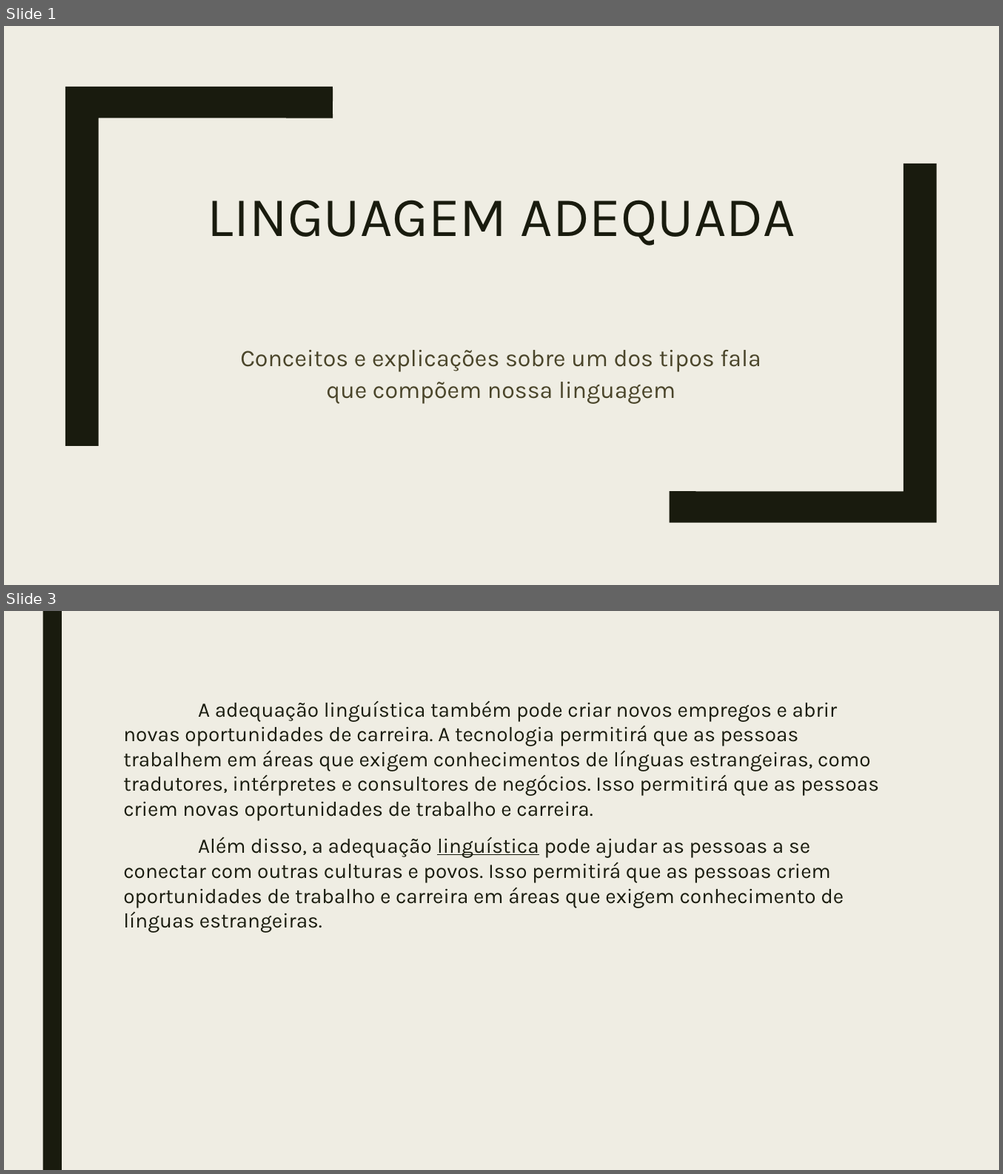
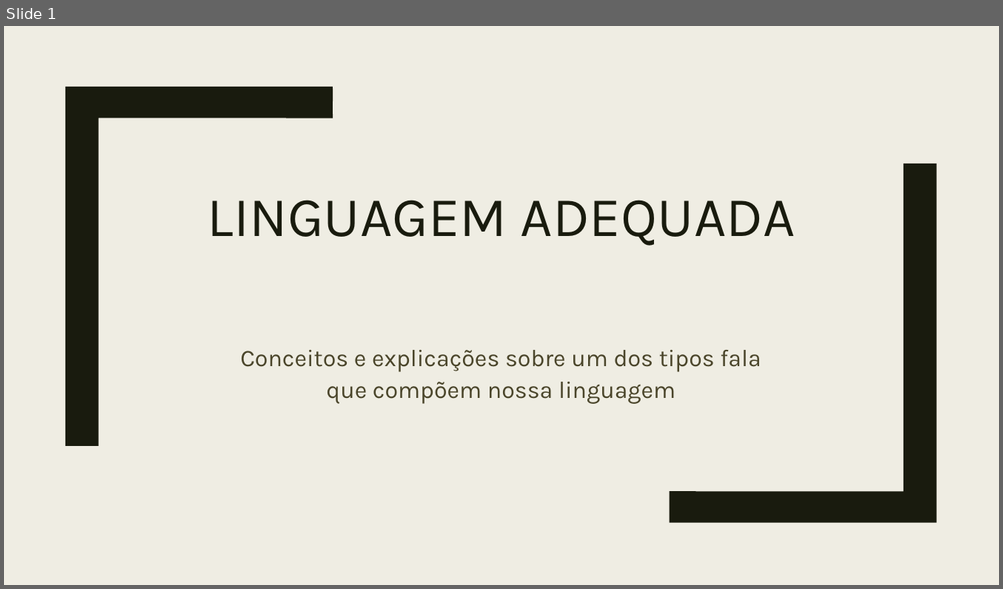
Before and after one commit to bellimatheus/Linguagem, a slide deck: Comunicação/Linguagem adequada.pptx. Shown one above the other, each under a label of ours: slides 1 and 3 before the commit, slide 1 after it; the slides between them are not shown. The pictures are 1003x1174 and 1003x589 pixels, drawn with LibreOffice and Linux fonts; fonts in the diff are those of the drawing. Boxes give left, top, right and bottom in pixels: in the first picture for what was removed or moved away, otherwise in the second. Text is boxed around its words. In the diff, an @@ line names an element or a change of style, - is before the commit and + after.

```diff
--- a/Comunicação/Linguagem adequada.pptx
+++ b/Comunicação/Linguagem adequada.pptx
@@ slide 3 removed at box(4, 611, 999, 1170), background #EFEDE3 @@
@@ rectangle removed at box(42, 611, 62, 1170) @@
@@ text removed at box(123, 701, 879, 933) @@
-A adequação linguística também pode criar novos empregos e abrir novas oportunidades de carreira. A tecnologia permitirá que as pessoas trabalhem em áreas que exigem conhecimentos de línguas estrangeiras, como tradutores, intérpretes e consultores de negócios. Isso permitirá que as pessoas criem novas oportunidades de trabalho e carreira.
-Além disso, a adequação linguística pode ajudar as pessoas a se conectar com outras culturas e povos. Isso permitirá que as pessoas criem oportunidades de trabalho e carreira em áreas que exigem conhecimento de línguas estrangeiras.
```
Also in this commit, not shown: 1 slide changed, 7 slides added.
